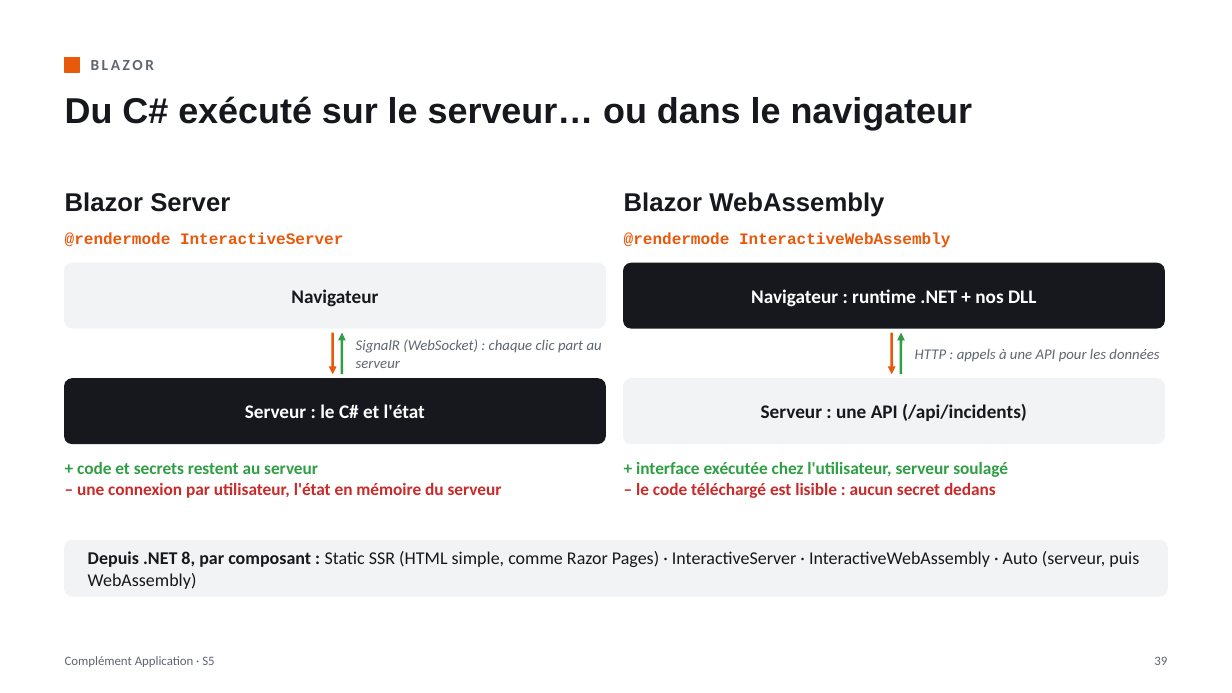
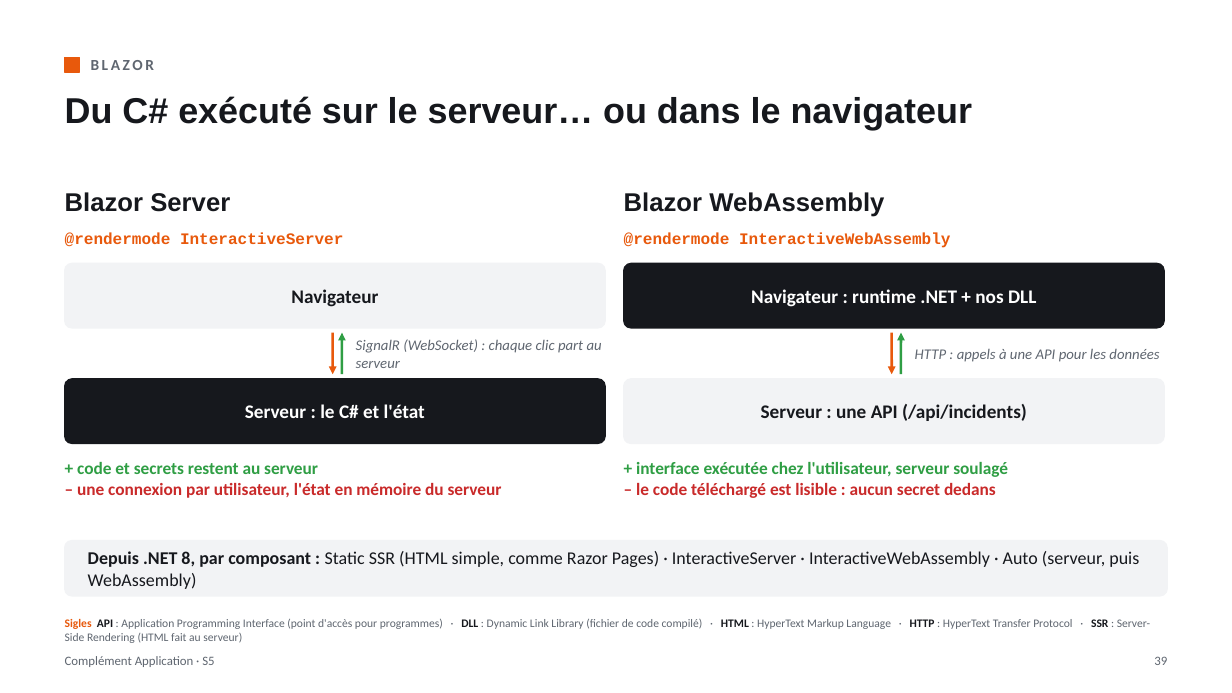
Before and after one commit to lle-condorcet/condorcet-2027, a slide deck: slide 39 of slides/LLE_CA_S05_Des_donnees_au_Web.pptx. Drawn at 1232x693 pixels with LibreOffice and Linux fonts; fonts in the diff are those of the drawing. Boxes give left, top, right and bottom in pixels: in the first picture for what was removed or moved away, otherwise in the second. Text is boxed around its words. In the diff, an @@ line names an element or a change of style, - is before the commit and + after.

```diff
--- a/slides/LLE_CA_S05_Des_donnees_au_Web.pptx
+++ b/slides/LLE_CA_S05_Des_donnees_au_Web.pptx
@@ text added at bbox=[65, 619, 1150, 643], 9 pt, text #5F6670 @@
+Sigles API : Application Programming Interface (point d'accès pour programmes) · DLL : Dynamic Link Library (fichier de code compilé) · HTML : HyperText Markup Language · HTTP : HyperText Transfer Protocol · SSR : Server-Side Rendering (HTML fait au serveur)
```
Also in this commit, not shown: 36 other slides changed, 4 slides added, 1 other file.
